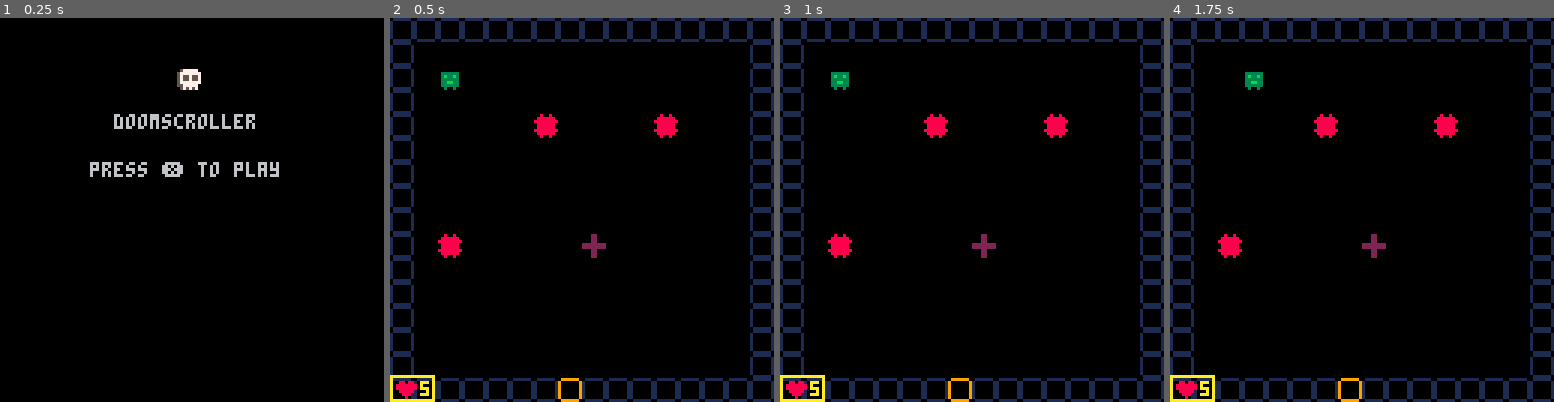
Above: before the commit, frames 1-4 (left to right).
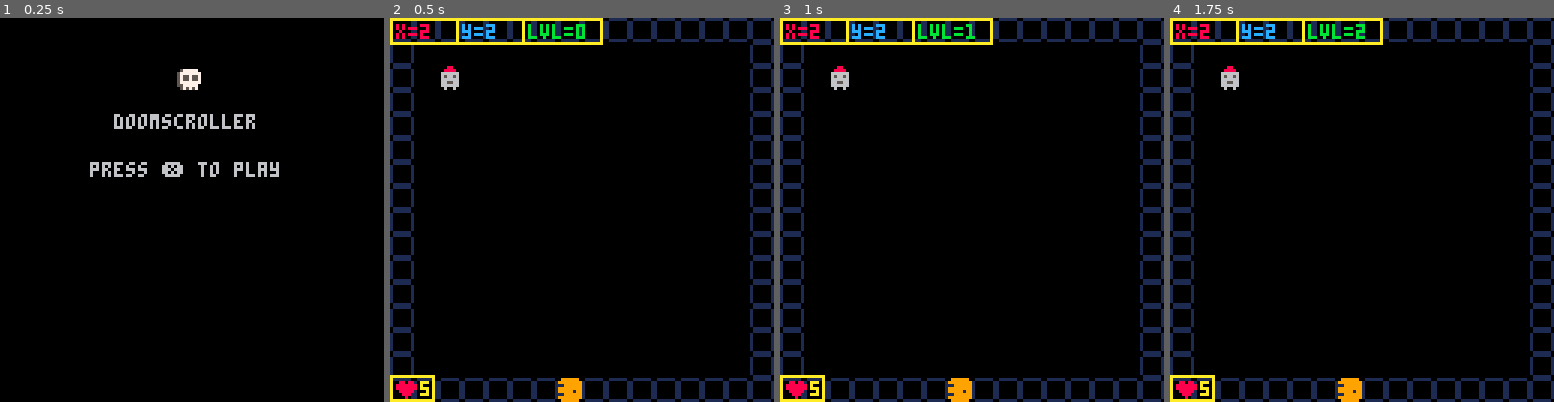
Above: after the commit, the same moments.

Repository: OmniWode/doomscroller
Game: PICO-8 cartridge doomscroller.p8
Same seed, same stepped clock (60 frames per second), same inputs: the game is played once before the commit and once after it.
Inputs:
- Up to frame 1 (0.25 s): no input
- Up to frame 2 (0.5 s): tap X (X key) at 0.33 s
- Up to frame 3 (1 s): tap O (Z key) at 0.7 s
- Up to frame 4 (1.75 s): tap X (X key) at 1.07 s; hold Right from 1.6 s (still down); tap O (Z key) at 1.7 s

Frame 1 is identical in both runs. In frame 2, 3.1% of the frame differs, in the area x 0-75%, y 0-100%; in frame 3, 3.0%; in frame 4, 3.3%.

Commit message:
added basic level advancement

Diff:
--- a/doomscroller.p8
+++ b/doomscroller.p8
@@ -80,6 +80,7 @@
 		draw_map()
 		draw_player()
 		draw_hud()
+		draw_debug()
 	else
 		draw_win_lose()
 	end
@@ -92,12 +93,15 @@
 function map_setup()
 	timer=0
 	anim_time=30 --30 = 1 sec
+
+	level=0
 
 	--flags
 	solid=0
 	door=1
 	enemy=2
 	heal=3
+	win=4
 end
 
 function update_map()
@@ -108,7 +112,15 @@
 	mapx=flr(p.x/16)*16
 	mapy=flr(p.y/16)*16
 
-	map(0,0,0,0,128,64)
+	map(0,0,0,0,16,16)
+
+	--if (level==0) then
+	--	cls(11)
+	--	map(0,0,0,0,16,16)
+	--else
+		--map(16,0,0,0,16,16)
+	--end
+
 end
 
 function is_tile(tile_type,x,y)
@@ -119,6 +131,13 @@
 
 function can_move(x,y)
 	return not is_tile(solid,x,y)
+end
+
+function new_level()
+	level+=1
+	sfx(0)
+	--p.x=mid(0,2,127)
+	--p.y=mid(0,2,127)
 end
 
 -->8
@@ -149,7 +168,20 @@
 	if (btnp(2)) newy-=1
 	if (btnp(3)) newy+=1
 
+	if (btnp(4)) then
+		newx = 2
+		newy = 2
+		new_level()
+	end
+
+
 	interact(newx, newy)
+
+	if (is_tile(door,newx,newy)) then
+		newx = 2
+		newy = 2
+		new_level()
+	end
 
 	if (can_move(newx,newy)) then
 		p.x=mid(0,newx,127)
@@ -160,7 +192,7 @@
 end
 
 function interact(x,y)
-	--add code for interactive items
+	--take healing potion
 	if (is_tile(heal,x,y)) then
 		p.hp+=3
 		mset(x,y,0)
@@ -174,6 +206,17 @@
 		sfx(1)
 		--rectfill(0,0,127,127,8)
 	end
+
+	--use door
+	--if (is_tile(door,x,y)) then
+	--	new_level()
+	--end
+
+	--win game
+		if (is_tile(win,x,y)) then
+		game_win=true
+		game_over=true
+	end
 end
 
 function draw_hud()
@@ -206,7 +249,7 @@
 	--print("dam="..tostr(p.dam),debugx+64,debugy+2,14)
 
 	rect(debugx+44,debugy,debugx+70,debugy+8,10)
-	print("#ent="..tostr(count(ent)),debugx+46,debugy+2,11)
+	print("lvl="..tostr(level),debugx+46,debugy+2,11)
 
 end
 
@@ -218,10 +261,7 @@
 		game_win=false
 		game_over=true
 	end
-	if (is_tile(door,p.x,p.y)) then
-		game_win=true
-		game_over=true
-	end
+
 end
 
 function draw_win_lose()
@@ -234,22 +274,22 @@
 end
 
 __gfx__
-00000000000000000111111000800800099999900002200000000000000000000000000000000000000000000000000000000000000000000000000000000000
-00000000000000001000000108888880900000090002200000000000000000000000000000000000000000000000000000000000000000000000000000000000
-00700700033333301000000188888888900000090002200000000000000000000000000000000000000000000000000000000000000000000000000000000000
-0007700003b33b301000000108888880900000092222222200000000000000000000000000000000000000000000000000000000000000000000000000000000
-00077000033333301000000108888880900000092222222200000000000000000000000000000000000000000000000000000000000000000000000000000000
-00700700033bb3301000000188888888900000090002200000000000000000000000000000000000000000000000000000000000000000000000000000000000
-00000000033333301000000108888880900000090002200000000000000000000000000000000000000000000000000000000000000000000000000000000000
-00000000003003000111111000800800099999900002200000000000000000000000000000000000000000000000000000000000000000000000000000000000
-00000000000000000000000000000000000000000000000000000000000000000000000000000000000000000000000000000000000000000000000000000000
-00000000000000000000000000000000000000000000000000000000000000000000000000000000000000000000000000000000000000000000000000000000
-00000000000000000000000000000000000000000000000000000000000000000000000000000000000000000000000000000000000000000000000000000000
-00000000000000000000000000000000000000000000000000000000000000000000000000000000000000000000000000000000000000000000000000000000
-00000000000000000000000000000000000000000000000000000000000000000000000000000000000000000000000000000000000000000000000000000000
-00000000000000000000000000000000000000000000000000000000000000000000000000000000000000000000000000000000000000000000000000000000
-00000000000000000000000000000000000000000000000000000000000000000000000000000000000000000000000000000000000000000000000000000000
-00000000000000000000000000000000000000000000000000000000000000000000000000000000000000000000000000000000000000000000000000000000
+000000000008800001111110008008000999999000022000bbbbbbbbbbbbbbbbb333333b00000000000000000000000000000000000000000000000000000000
+000000000088880010000001088888809999999900022000bbbbbbbbbbbb3bbb3338333300000000000000000000000000000000000000000000000000000000
+007007000666666010000001888888881199999900022000bbbbbb3bbbbbbbbb3333333300000000000000000000000000000000000000000000000000000000
+000770000656656010000001088888809999999922222222bbbbbbbbbbbbbbbb3333333300000000000000000000000000000000000000000000000000000000
+000770000666666010000001088888809999919922222222bb3bbbbbbbbbbbbb3833333800000000000000000000000000000000000000000000000000000000
+007007000665566010000001888888881199999900022000b3bbbbbbbbbbbb5b3333333300000000000000000000000000000000000000000000000000000000
+000000000666666010000001088888809999999900022000bbbbbbbbb3bbbbbbbbb44bbb00000000000000000000000000000000000000000000000000000000
+000000000060060001111110008008000999999000022000bbbbbbbbbbbbbbbbbbb44bbb00000000000000000000000000000000000000000000000000000000
+006660000555555000000000000000000aaaaaa000000000bbbbbbbb000000000000000000000000000000000000000000000000000000000000000000000000
+00666000544444450000000000000000aaaaaaaa00000000bbbbbbbb000000000000000000000000000000000000000000000000000000000000000000000000
+00666000544444450000000000000000aa0aa0aa00000000bbbbbbbb000000000000000000000000000000000000000000000000000000000000000000000000
+06666600544445450000000000000000aaaaaaaa00000000bbbbbbbb000000000000000000000000000000000000000000000000000000000000000000000000
+60666060544445450000000000000000aa0aa0aa00000000bbbbbbbb000000000000000000000000000000000000000000000000000000000000000000000000
+00666000544444450000000000000000aaa00aaa00000000bbbbbbbb000000000000000000000000000000000000000000000000000000000000000000000000
+00606000544444450000000000000000aaaaaaaa00000000bbbbbbbb000000000000000000000000000000000000000000000000000000000000000000000000
+006060000555555000000000000000000aaaaaa000000000bbbbbbbb000000000000000000000000000000000000000000000000000000000000000000000000
 00000000000000000000000000000000000000000000000000000000000000000000000000000000000000000000000000000000000000000000000000000000
 00000000000000000000000000000000000000000000000000000000000000000000000000000000000000000000000000000000000000000000000000000000
 00000000000000000000000000000000000000000000000000000000000000000000000000000000000000000000000000000000000000000000000000000000
@@ -267,25 +307,41 @@
 00888000000000005577777000000000000000000000000000000000000000000000000000000000000000000000000000000000000000000000000000000000
 00080000000000000575757000000000000000000000000000000000000000000000000000000000000000000000000000000000000000000000000000000000
 __gff__
-0001010502080000000000000000000000000000000000000000000000000000000000000000000000000000000000000000000000000000000000000000000000000000000000000000000000000000000000000000000000000000000000000000000000000000000000000000000000000000000000000000000000000000
+0001010502080000010000000000000001020000100000000000000000000000000000000000000000000000000000000000000000000000000000000000000000000000000000000000000000000000000000000000000000000000000000000000000000000000000000000000000000000000000000000000000000000000
 0000000000000000000000000000000000000000000000000000000000000000000000000000000000000000000000000000000000000000000000000000000000000000000000000000000000000000000000000000000000000000000000000000000000000000000000000000000000000000000000000000000000000000
 __map__
 0202020202020202020202020202020200000000000000000000000000000000000000000000000000000000000000000000000000000000000000000000000000000000000000000000000000000000000000000000000000000000000000000000000000000000000000000000000000000000000000000000000000000000
 0200000000000000000000000000000200000000000000000000000000000000000000000000000000000000000000000000000000000000000000000000000000000000000000000000000000000000000000000000000000000000000000000000000000000000000000000000000000000000000000000000000000000000
 0200000000000000000000000000000200000000000000000000000000000000000000000000000000000000000000000000000000000000000000000000000000000000000000000000000000000000000000000000000000000000000000000000000000000000000000000000000000000000000000000000000000000000
 0200000000000000000000000000000200000000000000000000000000000000000000000000000000000000000000000000000000000000000000000000000000000000000000000000000000000000000000000000000000000000000000000000000000000000000000000000000000000000000000000000000000000000
-0200000000000300000000030000000200000000000000000000000000000000000000000000000000000000000000000000000000000000000000000000000000000000000000000000000000000000000000000000000000000000000000000000000000000000000000000000000000000000000000000000000000000000
-0200000000000000000000000000000200000000000000000000000000000000000000000000000000000000000000000000000000000000000000000000000000000000000000000000000000000000000000000000000000000000000000000000000000000000000000000000000000000000000000000000000000000000
-0200000000000000000000000000000200000000000000000000000000000000000000000000000000000000000000000000000000000000000000000000000000000000000000000000000000000000000000000000000000000000000000000000000000000000000000000000000000000000000000000000000000000000
-0200000000000000000000000000000200000000000000000000000000000000000000000000000000000000000000000000000000000000000000000000000000000000000000000000000000000000000000000000000000000000000000000000000000000000000000000000000000000000000000000000000000000000
-0200000000000000000000000000000200000000000000000000000000000000000000000000000000000000000000000000000000000000000000000000000000000000000000000000000000000000000000000000000000000000000000000000000000000000000000000000000000000000000000000000000000000000
-0200030000000000050000000000000200000000000000000000000000000000000000000000000000000000000000000000000000000000000000000000000000000000000000000000000000000000000000000000000000000000000000000000000000000000000000000000000000000000000000000000000000000000
+0200000000000000000000000000000200000000000000000000000000000000000000000000000000000000000000000000000000000000000000000000000000000000000000000000000000000000000000000000000000000000000000000000000000000000000000000000000000000000000000000000000000000000
+0200000000000000000000000000000200000000000000000000000000000000000000000000000000000000000000000000000000000000000000000000000000000000000000000000000000000000000000000000000000000000000000000000000000000000000000000000000000000000000000000000000000000000
+0200000000000000000000000000000200000000000000000000000000000000000000000000000000000000000000000000000000000000000000000000000000000000000000000000000000000000000000000000000000000000000000000000000000000000000000000000000000000000000000000000000000000000
+0200000000000000000000000000000200000000000000000000000000000000000000000000000000000000000000000000000000000000000000000000000000000000000000000000000000000000000000000000000000000000000000000000000000000000000000000000000000000000000000000000000000000000
+0200000000000000000000000000000200000000000000000000000000000000000000000000000000000000000000000000000000000000000000000000000000000000000000000000000000000000000000000000000000000000000000000000000000000000000000000000000000000000000000000000000000000000
+0200000000000000000000000000000200000000000000000000000000000000000000000000000000000000000000000000000000000000000000000000000000000000000000000000000000000000000000000000000000000000000000000000000000000000000000000000000000000000000000000000000000000000
 0200000000000000000000000000000200000000000000000000000000000000000000000000000000000000000000000000000000000000000000000000000000000000000000000000000000000000000000000000000000000000000000000000000000000000000000000000000000000000000000000000000000000000
 0200000000000000000000000000000200000000000000000000000000000000000000000000000000000000000000000000000000000000000000000000000000000000000000000000000000000000000000000000000000000000000000000000000000000000000000000000000000000000000000000000000000000000
 0200000000000000000000000000000200000000000000000000000000000000000000000000000000000000000000000000000000000000000000000000000000000000000000000000000000000000000000000000000000000000000000000000000000000000000000000000000000000000000000000000000000000000
 0200000000000000000000000000000200000000000000000000000000000000000000000000000000000000000000000000000000000000000000000000000000000000000000000000000000000000000000000000000000000000000000000000000000000000000000000000000000000000000000000000000000000000
 0200000000000000000000000000000200000000000000000000000000000000000000000000000000000000000000000000000000000000000000000000000000000000000000000000000000000000000000000000000000000000000000000000000000000000000000000000000000000000000000000000000000000000
 0202020202020204020202020202020200000000000000000000000000000000000000000000000000000000000000000000000000000000000000000000000000000000000000000000000000000000000000000000000000000000000000000000000000000000000000000000000000000000000000000000000000000000
-
-
-
+0808080808080808080808080808080802020202020202020202020202020202000000000000000000000000000000000000000000000000000000000000000000000000000000000000000000000000000000000000000000000000000000000000000000000000000000000000000000000000000000000000000000000000
+0816061606060606161606061606060802000000000000000000000000000002000000000000000000000000000000000000000000000000000000000000000000000000000000000000000000000000000000000000000000000000000000000000000000000000000000000000000000000000000000000000000000000000
+0806071607070807161606061606060802000000000000000000000000000002000000000000000000000000000000000000000000000000000000000000000000000000000000000000000000000000000000000000000000000000000000000000000000000000000000000000000000000000000000000000000000000000
+0806161606060606161606160606160802000000000000000000000000000002000000000000000000000000000000000000000000000000000000000000000000000000000000000000000000000000000000000000000000000000000000000000000000000000000000000000000000000000000000000000000000000000
+0806060706160707070607080616160802000000000003000000000300000002000000000000000000000000000000000000000000000000000000000000000000000000000000000000000000000000000000000000000000000000000000000000000000000000000000000000000000000000000000000000000000000000
+0806061607070616060606070716060802000000000000000000000000000002000000000000000000000000000000000000000000000000000000000000000000000000000000000000000000000000000000000000000000000000000000000000000000000000000000000000000000000000000000000000000000000000
+0806060706060616161606061616060802000000000000000000000000000002000000000000000000000000000000000000000000000000000000000000000000000000000000000000000000000000000000000000000000000000000000000000000000000000000000000000000000000000000000000000000000000000
+0816060608071616070707070706060802000000000000000000000000000002000000000000000000000000000000000000000000000000000000000000000000000000000000000000000000000000000000000000000000000000000000000000000000000000000000000000000000000000000000000000000000000000
+0816160707060606070716160806070802000000000000000000000000000002000000000000000000000000000000000000000000000000000000000000000000000000000000000000000000000000000000000000000000000000000000000000000000000000000000000000000000000000000000000000000000000000
+0807070716070706160606160706070802000300000000000500000000000002000000000000000000000000000000000000000000000000000000000000000000000000000000000000000000000000000000000000000000000000000000000000000000000000000000000000000000000000000000000000000000000000
+0807160606060707070807161606070802000000000000000000000000000002000000000000000000000000000000000000000000000000000000000000000000000000000000000000000000000000000000000000000000000000000000000000000000000000000000000000000000000000000000000000000000000000
+0807071607071616070606060607070802000000000000000000000000000002000000000000000000000000000000000000000000000000000000000000000000000000000000000000000000000000000000000000000000000000000000000000000000000000000000000000000000000000000000000000000000000000
+0807070808080707071607160707070802000000000000000000000000000002000000000000000000000000000000000000000000000000000000000000000000000000000000000000000000000000000000000000000000000000000000000000000000000000000000000000000000000000000000000000000000000000
+0807080705081607161616160716070802000000000000000000000000140002000000000000000000000000000000000000000000000000000000000000000000000000000000000000000000000000000000000000000000000000000000000000000000000000000000000000000000000000000000000000000000000000
+0807161607080707160707070707070802000000000000000000000000000002000000000000000000000000000000000000000000000000000000000000000000000000000000000000000000000000000000000000000000000000000000000000000000000000000000000000000000000000000000000000000000000000
+0808080808080808040808080808080802020202020202040202020202020202000000000000000000000000000000000000000000000000000000000000000000000000000000000000000000000000000000000000000000000000000000000000000000000000000000000000000000000000000000000000000000000000
+
+
+
